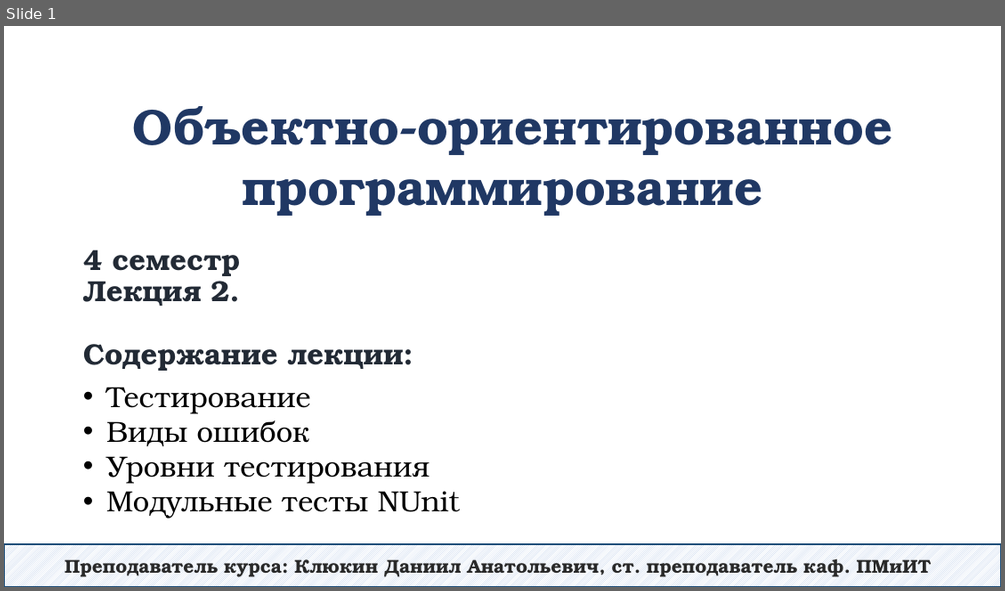
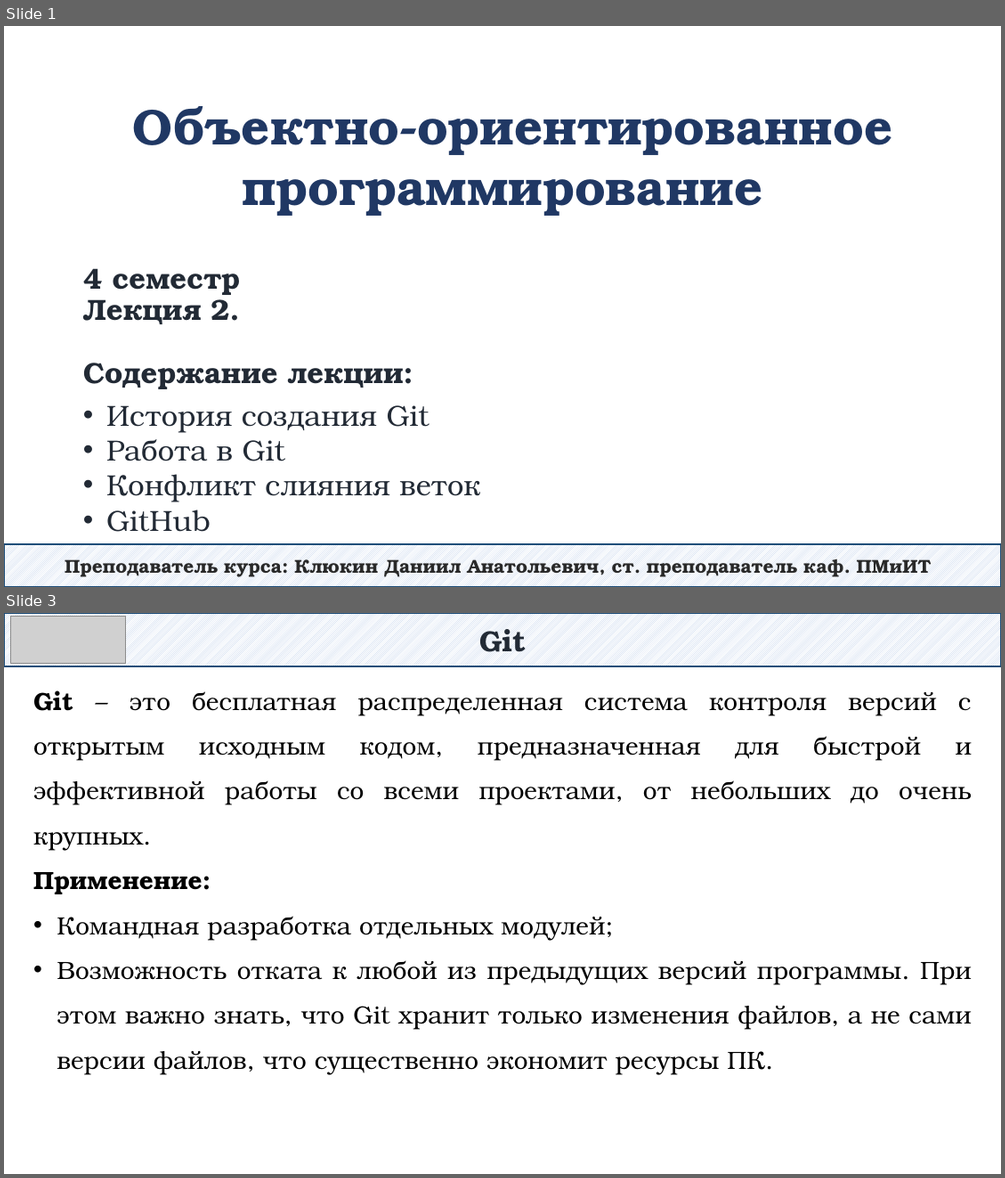
Before and after one commit to DaniilKlyukin/OOP-4, a slide deck: Лекции/ООП 1 лек 2.pptx. Shown one above the other, each under a label of ours: slide 1 before the commit, slides 1 and 3 after it; the slides between them are not shown. The pictures are 1005x591 and 1005x1178 pixels, drawn with LibreOffice and Linux fonts; fonts in the diff are those of the drawing; grey boxes stand for pictures. Boxes give left, top, right and bottom in pixels: in the first picture for what was removed or moved away, otherwise in the second. Text is boxed around its words. In the diff, an @@ line names an element or a change of style, - is before the commit and + after.

```diff
--- a/Лекции/ООП 1 лек 2.pptx
+++ b/Лекции/ООП 1 лек 2.pptx
@@ slide 3 added at (x1=4, y1=613, x2=1001, y2=1174), background #FFFFFF @@
@@ rectangle added at (x1=4, y1=613, x2=1001, y2=666), fill pattern #B4C7E7 on #FFFFFF, outline #1F4E79 1.25 pt, 28 pt, text #222A35, bold @@
+Git
@@ picture added at (x1=11, y1=616, x2=125, y2=664) @@
@@ text added at (x1=33, y1=690, x2=971, y2=1075), 24 pt, text #000000 @@
+Git – это бесплатная распределенная система контроля версий с открытым исходным кодом, предназначенная для быстрой и эффективной работы со всеми проектами, от небольших до очень крупных.
+Применение:
+• Командная разработка отдельных модулей;
+• Возможность отката к любой из предыдущих версий программы. При этом важно знать, что Git хранит только изменения файлов, а не сами версии файлов, что существенно экономит ресурсы ПК.
@@ slide 1 changed as well @@
@@ title "4 семестр Лекция 2. Содержание ..." moved from (x1=83, y1=249, x2=404, y2=370) to (x1=83, y1=268, x2=404, y2=389) @@
@@ text at (x1=106, y1=405, x2=480, y2=532): text changed; text colour #000000 to #222A35 @@
-• Тестирование
-• Виды ошибок
-• Уровни тестирования
-• Модульные тесты NUnit
+• История создания Git
+• Работа в Git
+• Конфликт слияния веток
+• GitHub
```
Also in this commit, not shown: 52 other slides added, 26 slides removed, 4 other files.
